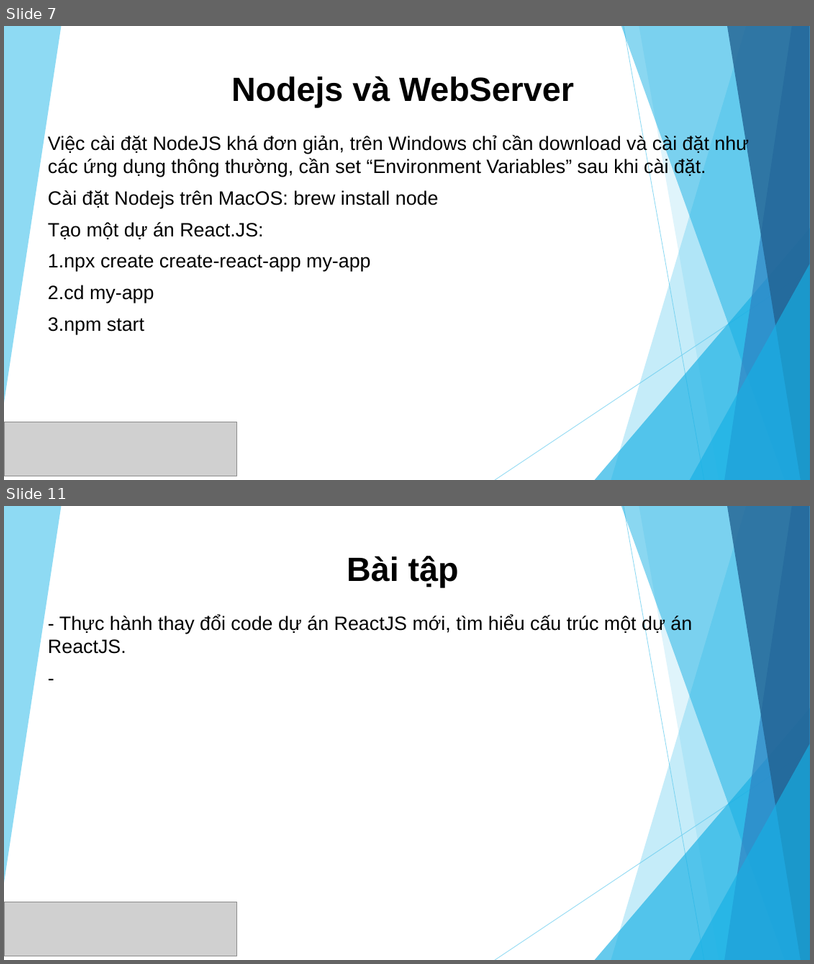
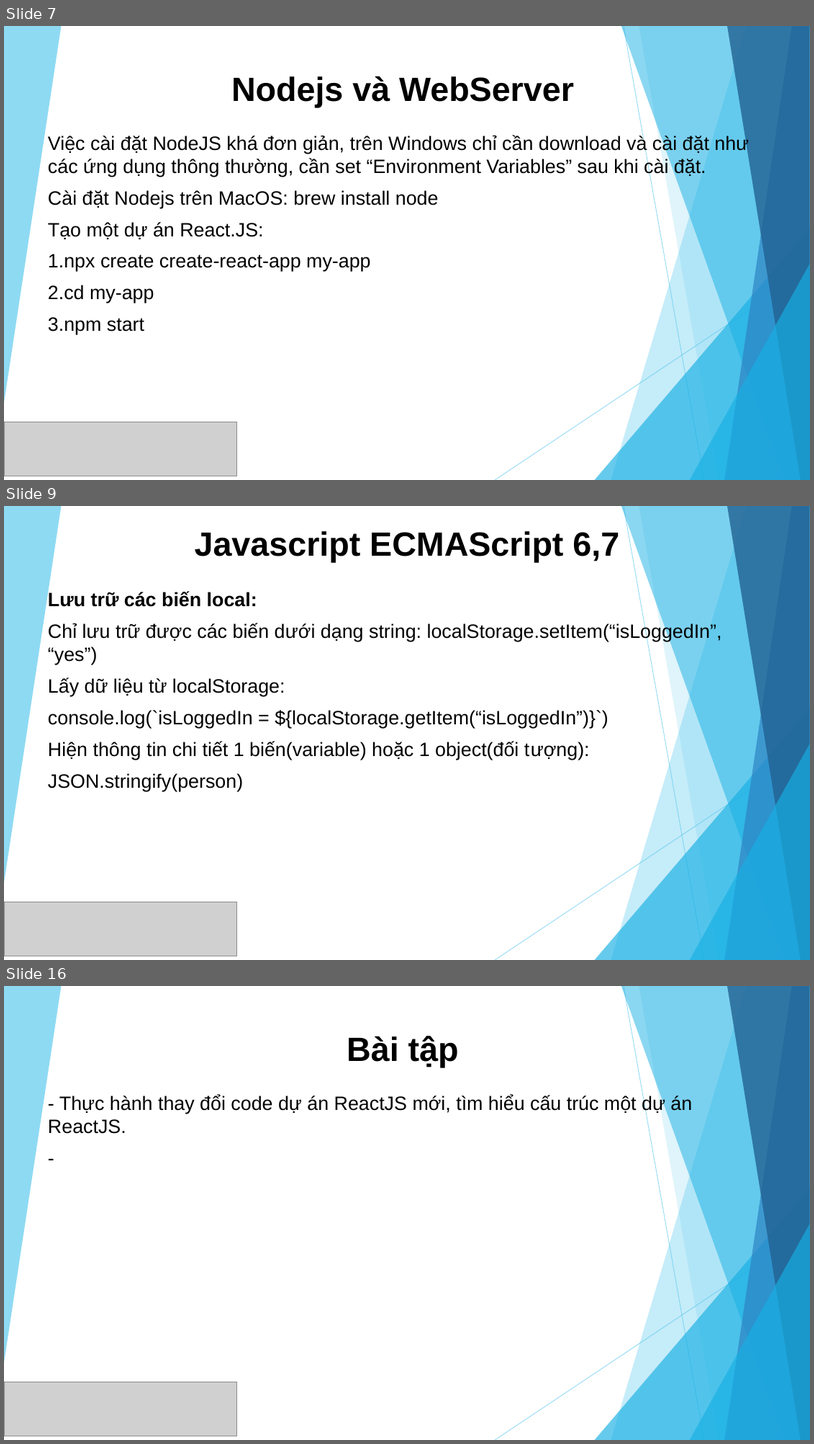
Before and after one commit to sunlight3d/CecomtechReactJST03-2019, a slide deck: Phần 1-Giới thiệu React JS.pptx. Shown one above the other, each under a label of ours: slides 7 and 11 before the commit, slides 7, 9 and 16 after it; the slides between them are not shown. The pictures are 814x964 and 814x1444 pixels, drawn with LibreOffice and Linux fonts; fonts in the diff are those of the drawing; grey boxes stand for pictures. Boxes give left, top, right and bottom in pixels: in the first picture for what was removed or moved away, otherwise in the second. Text is boxed around its words. In the diff, an @@ line names an element or a change of style, - is before the commit and + after.

```diff
--- a/Phần 1-Giới thiệu React JS.pptx
+++ b/Phần 1-Giới thiệu React JS.pptx
@@ slide 9 added at (4, 506, 810, 960), background #FFFFFF; not listed: 10 template elements that a slide beside it also shows @@
@@ title added at (195, 531, 620, 562), 40 pt, text #000000, bold @@
+Javascript ECMAScript 6,7
@@ subtitle added at (48, 592, 723, 791), 23 pt, text #000000 @@
+Lưu trữ các biến local:
+Chỉ lưu trữ được các biến dưới dạng string: localStorage.setItem(“isLoggedIn”, “yes”)
+Lấy dữ liệu từ localStorage:
+console.log(`isLoggedIn = ${localStorage.getItem(“isLoggedIn”)}`)
+Hiện thông tin chi tiết 1 biến(variable) hoặc 1 object(đối tượng):
+JSON.stringify(person)
@@ picture added at (4, 901, 237, 955) @@
@@ what was slide 11 is now slide 16 @@
```
Also in this commit, not shown: 3 slides changed, 4 other slides added.
